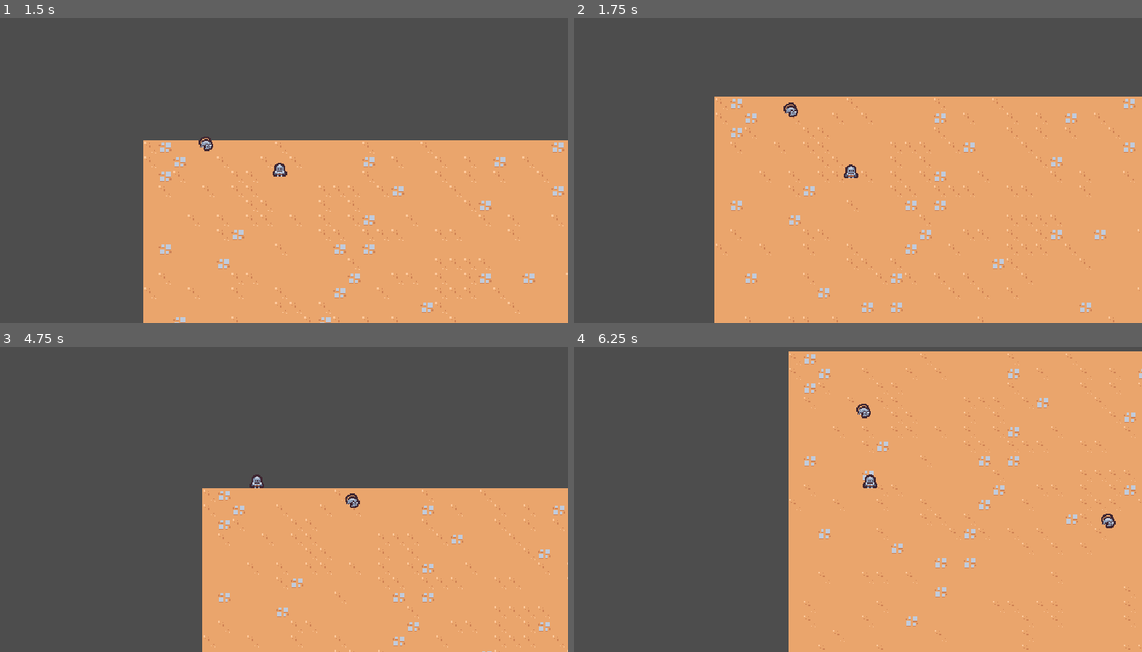
Above: before the commit, frames 1-4 (two rows, left to right).
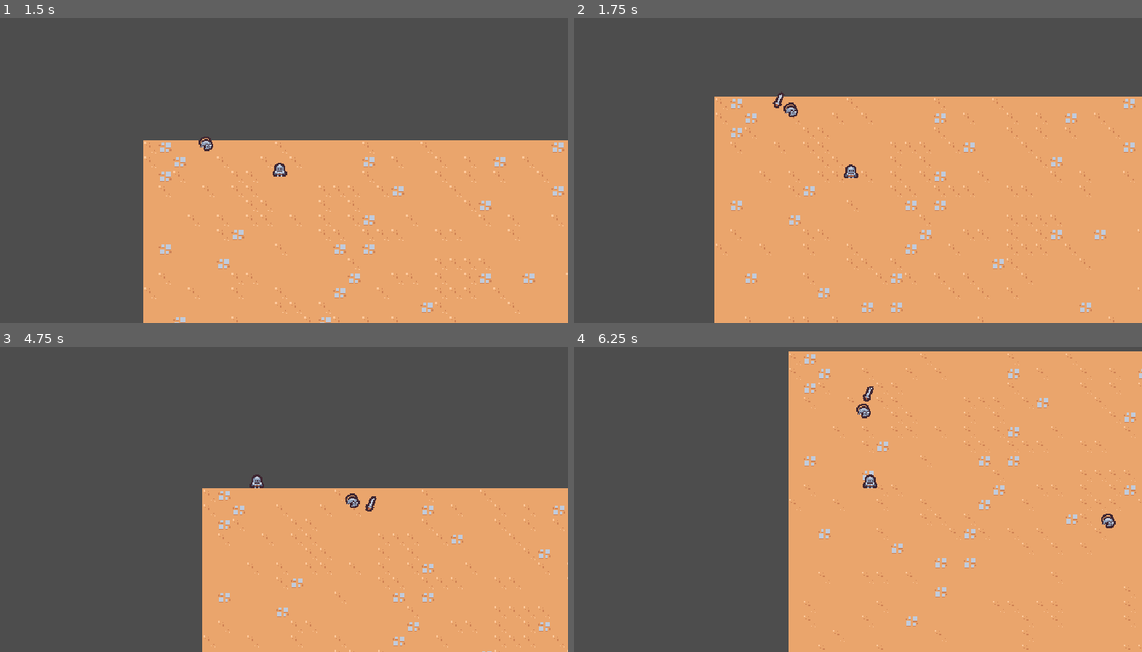
Above: after the commit, the same moments.

Repository: Liujiayu007/2d
Game: Godot game, scene res://scenes/main/main.tscn
Same seed, same stepped clock (60 frames per second), same inputs: the game is played once before the commit and once after it.
Inputs:
- Up to frame 1 (1.5 s): hold D (move_right) 0.53-1.28 s; hold S (move_down) from 1.28 s (still down)
- Up to frame 2 (1.75 s): keep holding S (move_down)
- Up to frame 3 (4.75 s): release S (move_down) at 2.03 s; hold D (move_right) 2.03-2.78 s; hold W (move_up) 2.78-3.53 s; hold A (move_left) from 3.53 s (still down)
- Up to frame 4 (6.25 s): release A (move_left) at 5.03 s; hold S (move_down) 5.03-5.78 s; hold D (move_right) from 5.78 s (still down)

Frame 1 is identical in both runs. In frame 2, less than 0.1% of the frame differs, in the area x 34-38%, y 24-30%; in frame 3, less than 0.1%, in the area x 64-67%, y 48-54%; in frame 4, less than 0.1%.

Commit message:
设置敌人组

Diff:
--- a/scenes/ability/sword_ability_controller/sword_ability_controller.gd
+++ b/scenes/ability/sword_ability_controller/sword_ability_controller.gd
@@ -20,8 +20,6 @@
 	var enemies = get_tree().get_nodes_in_group("enemy")
 	enemies = enemies.filter(func (enemy : Node2D):
 		return enemy.global_position.distance_squared_to(player.global_position) < pow(MAX_RANGE, 2)
-
-
 	)
 
 	if enemies.size() == 0:
--- a/scenes/basic_enemy/basic_enemy.tscn
+++ b/scenes/basic_enemy/basic_enemy.tscn
@@ -6,7 +6,7 @@
 [sub_resource type="CircleShape2D" id="CircleShape2D_xrbw7"]
 radius = 5.0
 
-[node name="BasicEnemy" type="CharacterBody2D" unique_id=434079067]
+[node name="BasicEnemy" type="CharacterBody2D" unique_id=434079067 groups=["enemy"]]
 collision_layer = 0
 script = ExtResource("1_gxg7h")
 
